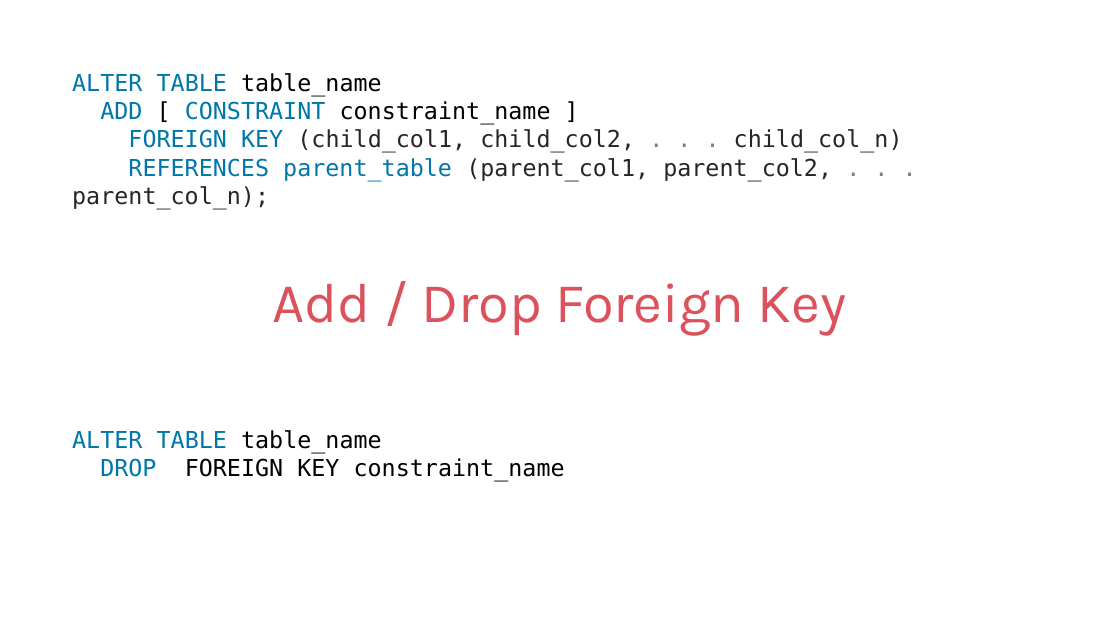
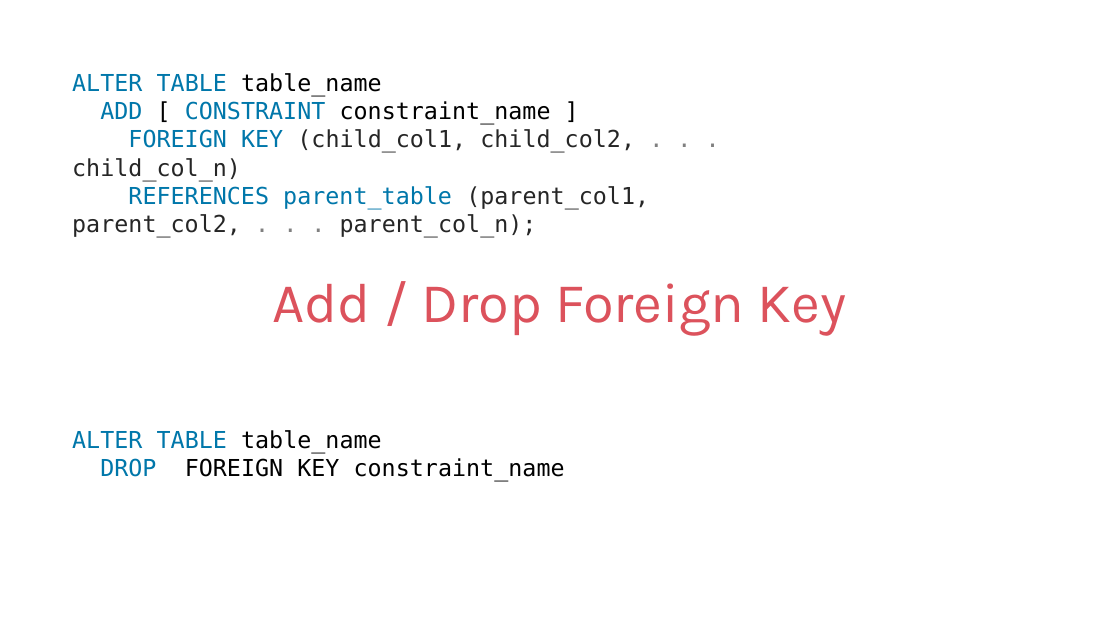
Before and after one commit to Abhis0702/DBT_MySQL, a slide deck: slide 78 of IET MySQL PPT Ver9.pptx. Drawn at 1120x630 pixels with LibreOffice and Linux fonts; fonts in the diff are those of the drawing. Boxes give left, top, right and bottom in pixels: in the first picture for what was removed or moved away, otherwise in the second. Text is boxed around its words. In the diff, an @@ line names an element or a change of style, - is before the commit and + after.

```diff
--- a/IET MySQL PPT Ver9.pptx
+++ b/IET MySQL PPT Ver9.pptx
@@ text "ALTER TABLE table_name" rewrapped from bbox=[72, 73, 903, 209] to bbox=[72, 73, 649, 237] @@
```
Also in this commit, not shown: 3 other slides changed, 84 slides added.
